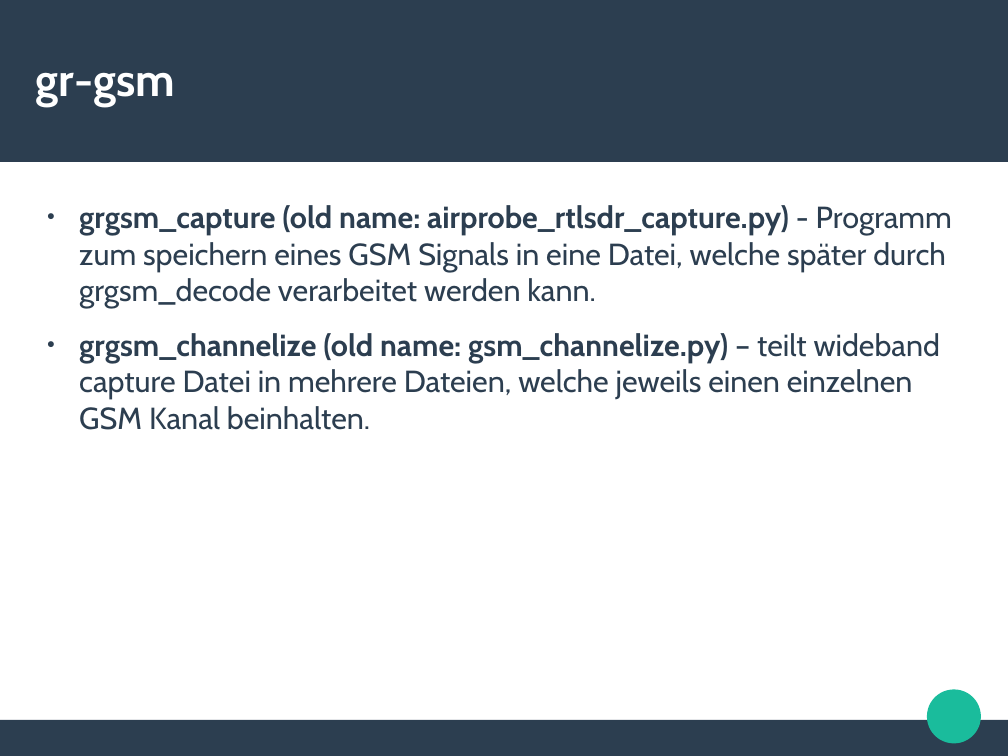
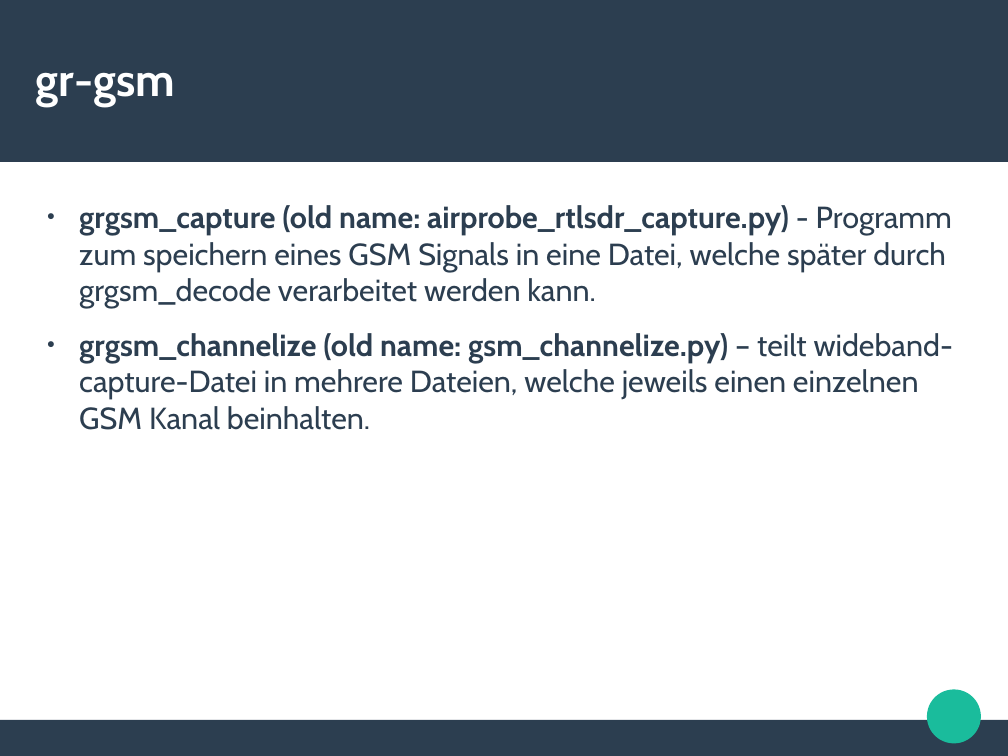
Before and after one commit to ookk2011/GrGsm-Gui, a slide deck: slide 15 of Präsentation_Projektarbeit.odp. Drawn at 1008x756 pixels with LibreOffice and Linux fonts; fonts in the diff are those of the drawing. Boxes give left, top, right and bottom in pixels: in the first picture for what was removed or moved away, otherwise in the second. Text is boxed around its words. In the diff, an @@ line names an element or a change of style, - is before the commit and + after.

```diff
--- a/Präsentation_Projektarbeit.odp
+++ b/Präsentation_Projektarbeit.odp
@@ text at (79, 333, 953, 430): text changed @@
-● grgsm_channelize (old name: gsm_channelize.py) – teilt wideband capture Datei in mehrere Dateien, welche jeweils einen einzelnen GSM Kanal beinhalten.
+● grgsm_channelize (old name: gsm_channelize.py) – teilt wideband-capture-Datei in mehrere Dateien, welche jeweils einen einzelnen GSM Kanal beinhalten.
```
Also in this commit, not shown: 1 other slide changed, 1 slide added, 1 slide removed.
